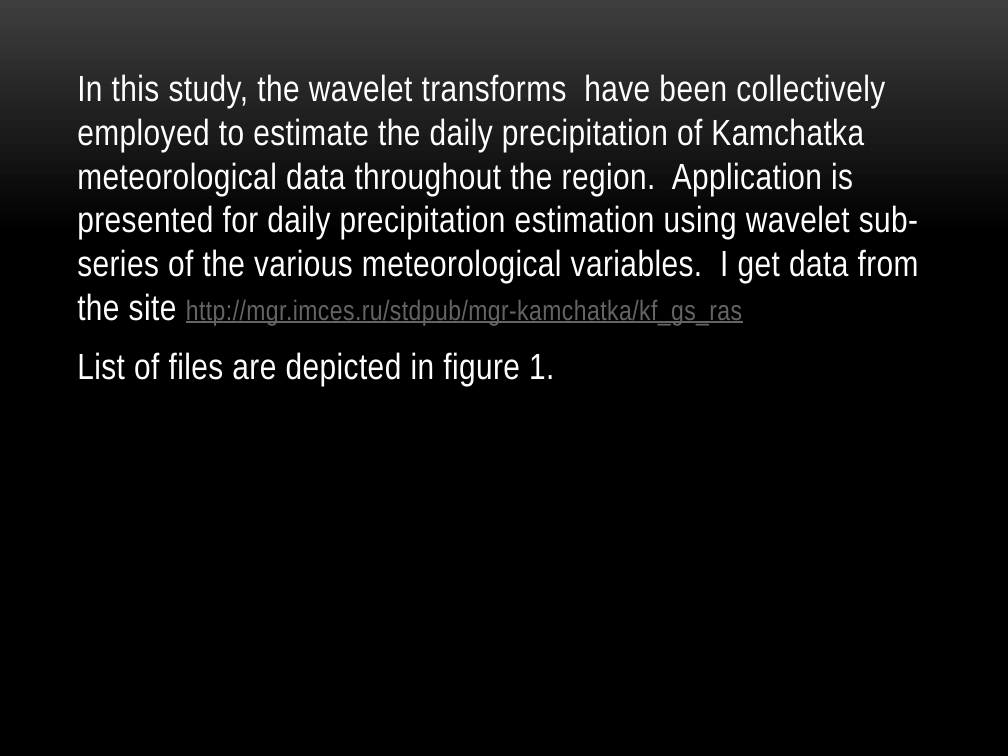
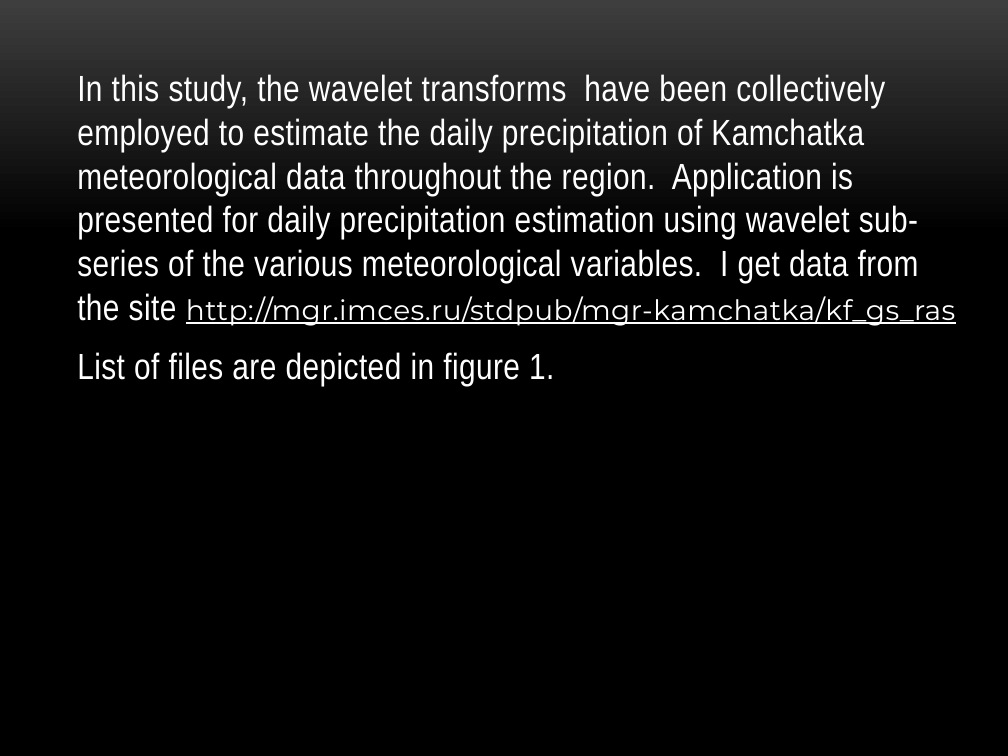
Before and after one commit to xakerspes/korzinka, a slide deck: slide 4 of Use of the wavelet transform on hydro-meteorological data.pptx. Drawn at 1008x756 pixels with LibreOffice and Linux fonts; fonts in the diff are those of the drawing; background and template pictures are left out. Boxes give left, top, right and bottom in pixels: in the first picture for what was removed or moved away, otherwise in the second. Text is boxed around its words. In the diff, an @@ line names an element or a change of style, - is before the commit and + after.

```diff
--- a/Use of the wavelet transform on hydro-meteorological data.pptx
+++ b/Use of the wavelet transform on hydro-meteorological data.pptx
@@ text at bbox=[77, 74, 955, 326]: font Arial Narrow to Montserrat, text colour #646464 to #FFFFFF in "http://mgr.imces.ru/stdpub/mgr-kamchatka/kf_gs_ras" @@
```
Also in this commit, not shown: 1 other slide changed.
